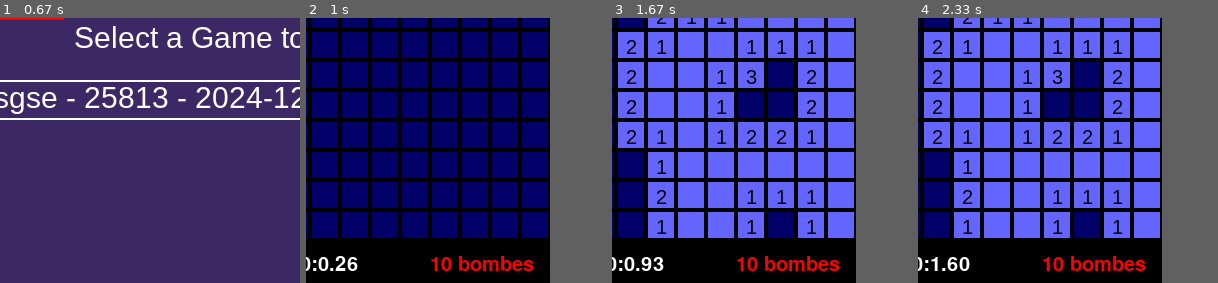
Above: before the commit, frames 1-4 (left to right).
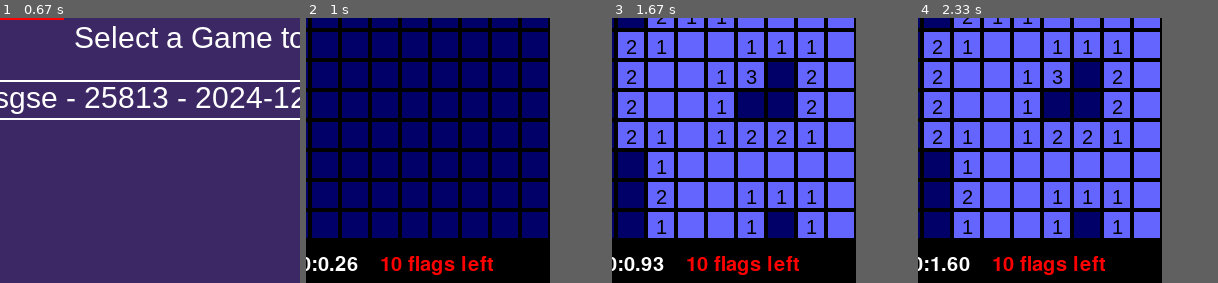
Above: after the commit, the same moments.

Repository: Raidened/demineur-python-g9
Game: pygame game, started from pygame_menus.py
The game is run twice, just before and just after one commit, with the same random seed, the same clock (stepped at 60 frames per second) and the same inputs.
Inputs (mouse positions are % of the whole screen's width and height, from its top left):
- Up to frame 1 (0.67 s): click "FACILE" at 0.38 s
- Up to frame 2 (1 s): click (19, 26) at 0.72 s
- Up to frame 3 (1.67 s): click (29, 9) at 1.05 s; tap S at 1.33 s
- Up to frame 4 (2.33 s): no input
The pictures show only the part of the screen within x 4-54%, y 9-59%; the shares and areas given below are measured in that part.

Frame 1 is identical in both runs. In frame 2, 1.7% of the frame differs, in the area x 25-76%, y 89-97%; in frame 3, 1.7%; in frame 4, 1.7%.

Commit message:
flags left

Diff:
--- a/pygame_grid.py
+++ b/pygame_grid.py
@@ -230,6 +230,7 @@
     print(score_start)
 
 
+
     while running:
 
 
@@ -244,8 +245,13 @@
         font = pygame.font.SysFont(None, 30)
         time_text = font.render(livetime, True, (255, 255, 255))
         screen.blit(time_text, (20, WINDOW_HEIGHT - 35))
-        bombs_text = font.render(str(game_instance.mines)+" bombes", True, (255, 0, 0))
-        screen.blit(bombs_text, (150, WINDOW_HEIGHT - 35))
+        nbflags = game_instance.mines
+        for r in range(nbline):
+            for c in range(nbcoln):
+                if flagged[r][c]:
+                    nbflags-=1
+        bombs_text = font.render(str(nbflags)+" flags left", True, (255, 0, 0))
+        screen.blit(bombs_text, (100, WINDOW_HEIGHT - 35))
 
         pygame.display.flip()
 
